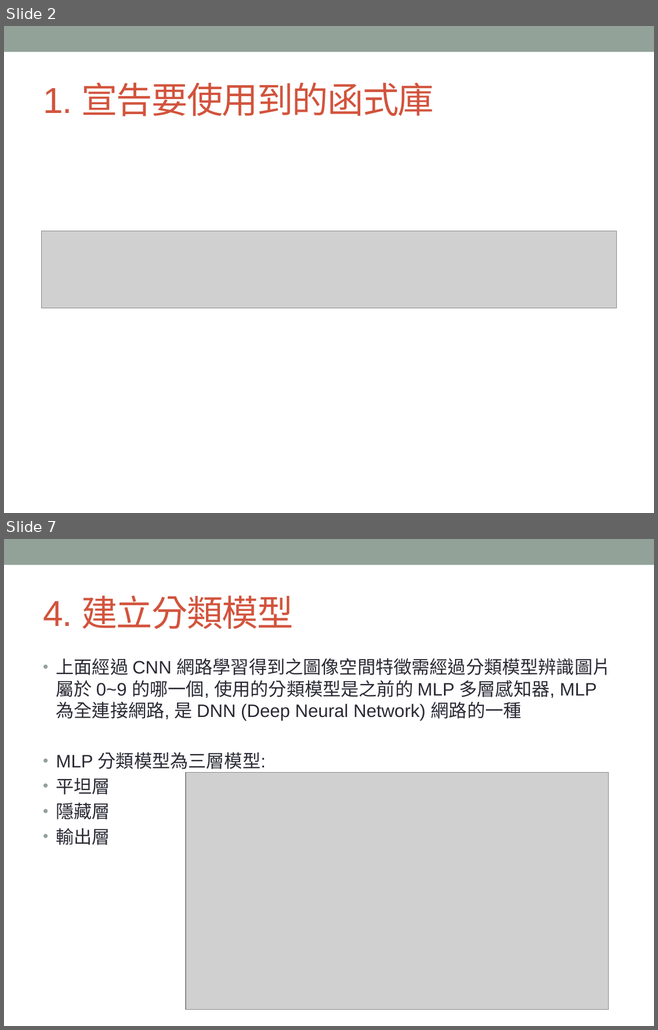
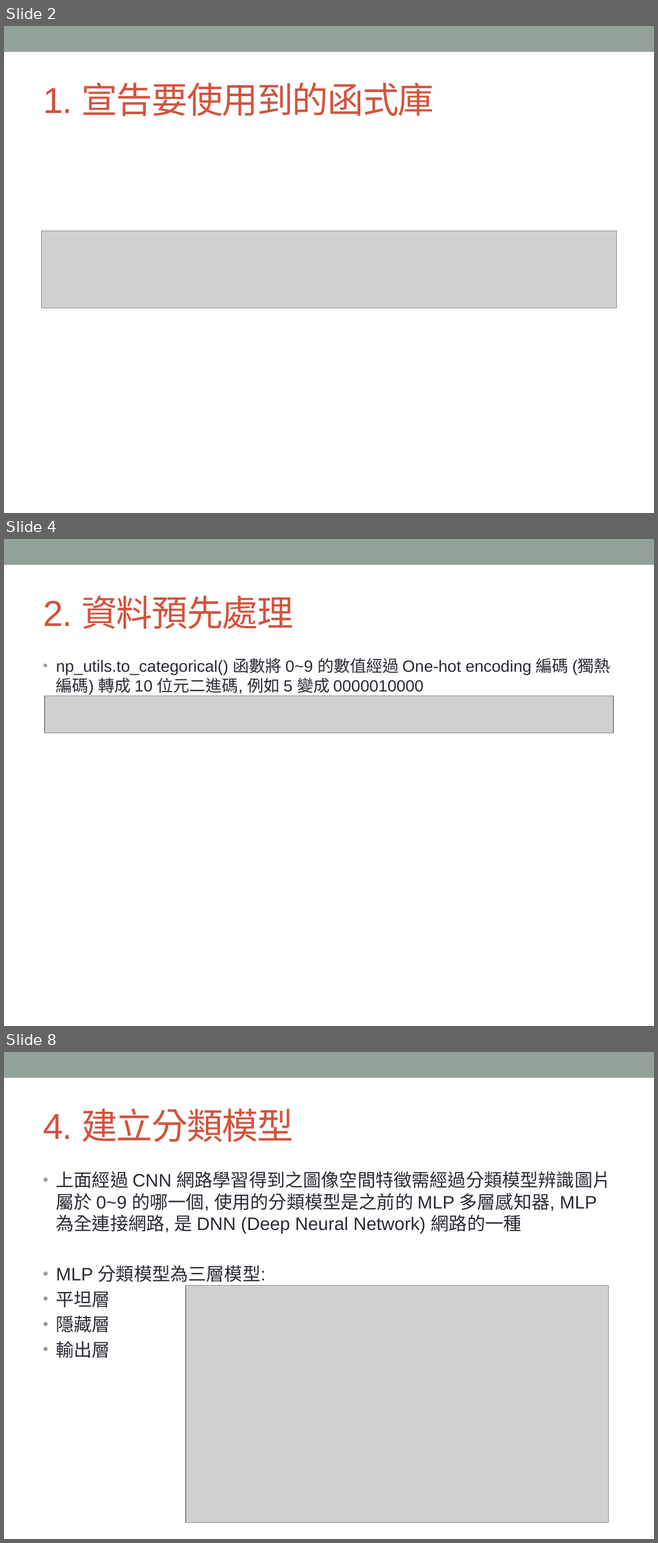
Before and after one commit to MtFeather/AI-and-Security, a slide deck: tensorflow/Keras - MNIST 手寫數字辨識使用 CNN.pptx. Shown one above the other, each under a label of ours: slides 2 and 7 before the commit, slides 2, 4 and 8 after it; the slides between them are not shown. The pictures are 658x1030 and 658x1543 pixels, drawn with LibreOffice and Linux fonts; fonts in the diff are those of the drawing; grey boxes stand for pictures. Boxes give left, top, right and bottom in pixels: in the first picture for what was removed or moved away, otherwise in the second. Text is boxed around its words. In the diff, an @@ line names an element or a change of style, - is before the commit and + after.

```diff
--- a/tensorflow/Keras - MNIST 手寫數字辨識使用 CNN.pptx
+++ b/tensorflow/Keras - MNIST 手寫數字辨識使用 CNN.pptx
@@ slide 4 added at (4, 539, 654, 1026), background #FFFFFF; not listed: 1 template element that a slide beside it also shows @@
@@ title added at (43, 595, 293, 629), 40 pt, text #D2533C @@
+2. 資料預先處理
@@ text added at (56, 658, 610, 696), 18 pt, text #292934 @@
+• np_utils.to_categorical() 函數將 0~9 的數值經過 One-hot encoding 編碼 (獨熱編碼) 轉成 10 位元二進碼, 例如 5 變成 0000010000
@@ picture added at (44, 696, 612, 733) @@
@@ what was slide 7 is now slide 8 @@
```
Also in this commit, not shown: 12 slides changed, 1 other slide added, 2 slides removed.
